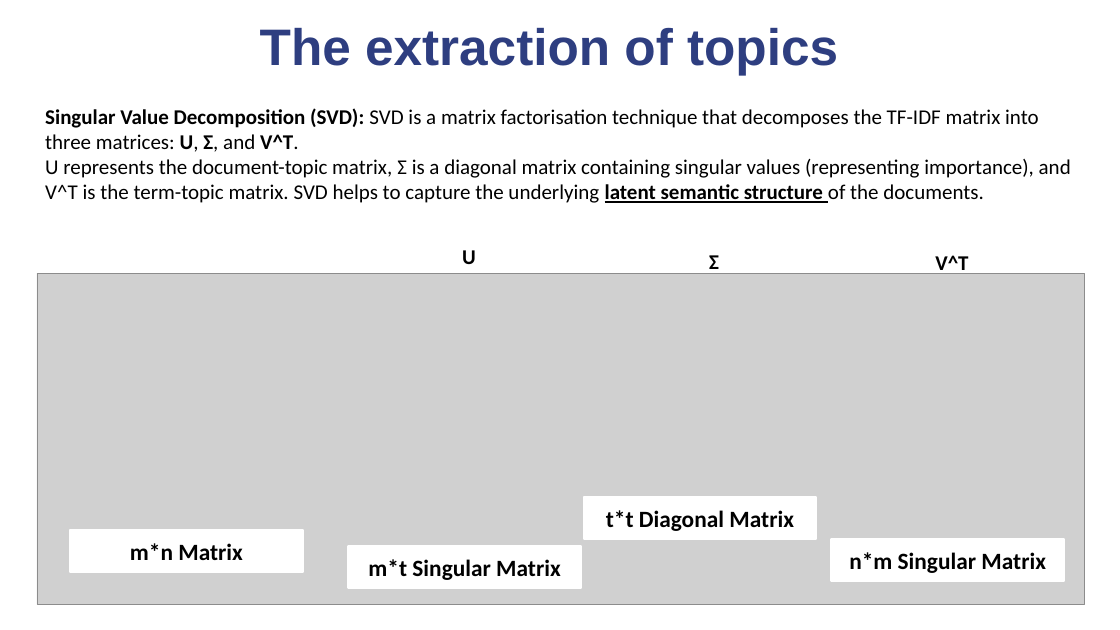
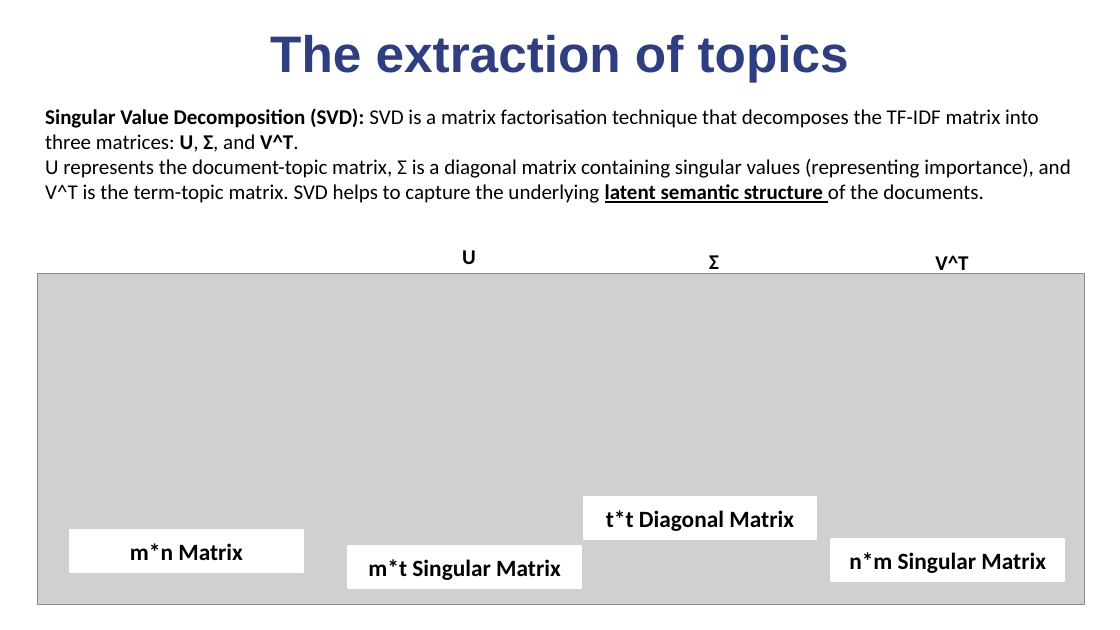
Before and after one commit to quanghuy2506/NUSC-LDA, a slide deck: slide 40 of PPT slides.pptx (slide 39 before the commit). Drawn at 1120x630 pixels with LibreOffice and Linux fonts; fonts in the diff are those of the drawing; grey boxes stand for pictures; background and template pictures are left out. Boxes give left, top, right and bottom in pixels: in the first picture for what was removed or moved away, otherwise in the second. Text is boxed around its words. In the diff, an @@ line names an element or a change of style, - is before the commit and + after.

```diff
--- a/PPT slides.pptx
+++ b/PPT slides.pptx
@@ title "The extraction of topics": place and size @@
-title "The extraction of topics" at [260, 28, 838, 75]
+title "The extraction of topics" at [270, 35, 849, 82]
```
Also in this commit, not shown: 11 other slides changed, 3 slides added.
